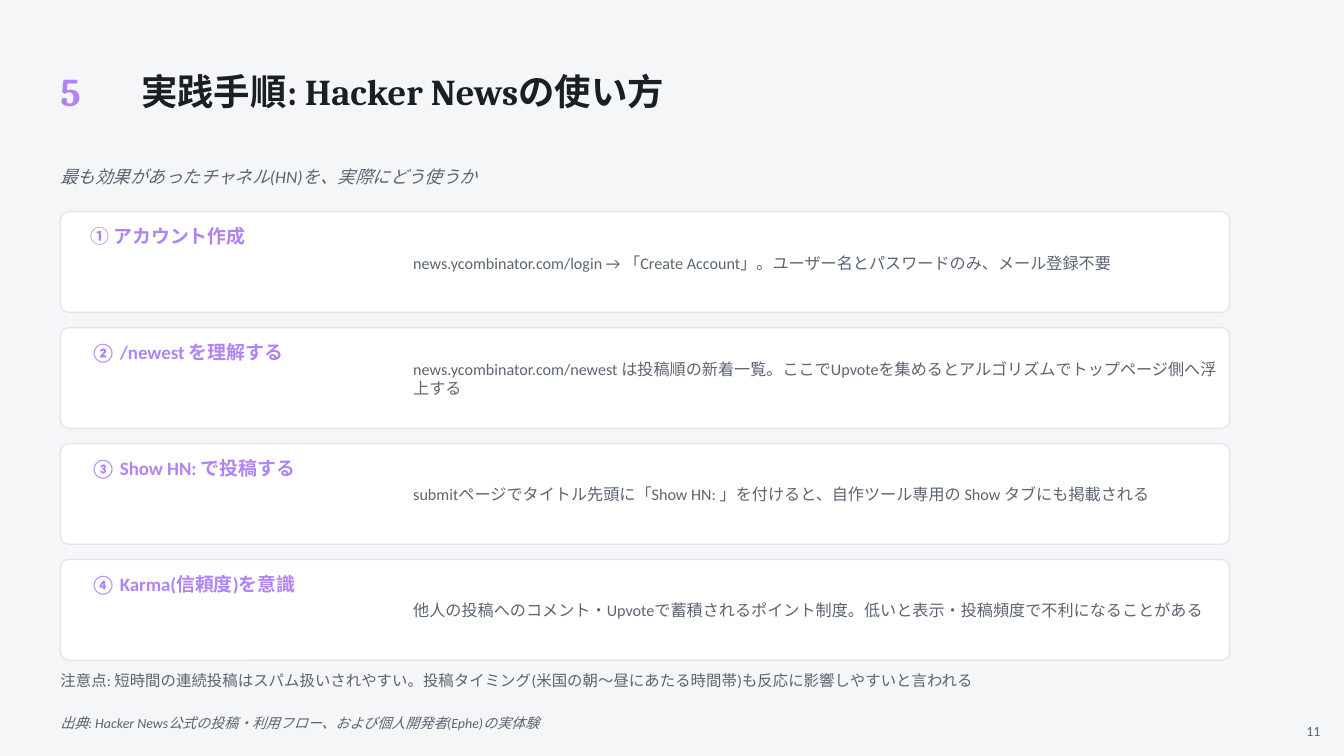
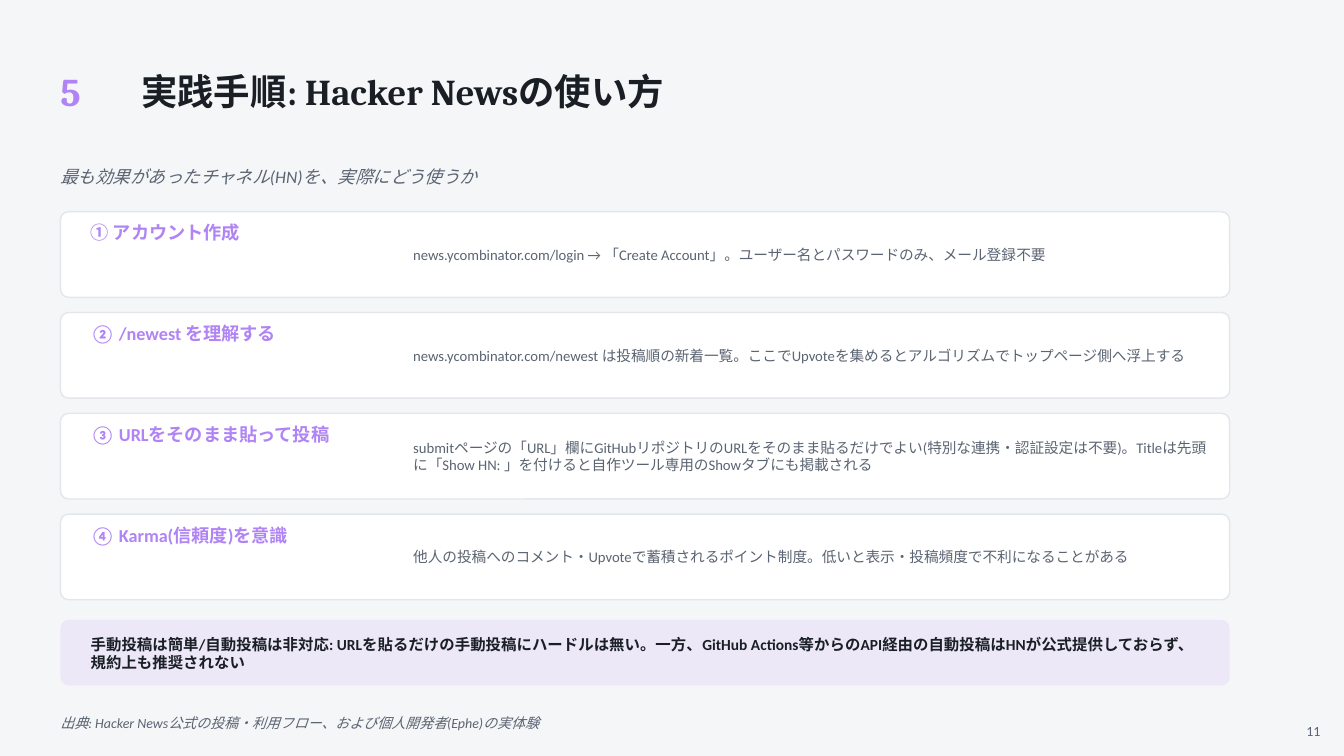
Before and after one commit to w-index-m/tech-notes, a slide deck: slide 11 of github-strategy-guide.pptx. Drawn at 1344x756 pixels with LibreOffice and Linux fonts; fonts in the diff are those of the drawing. Boxes give left, top, right and bottom in pixels: in the first picture for what was removed or moved away, otherwise in the second. Text is boxed around its words. In the diff, an @@ line names an element or a change of style, - is before the commit and + after.

```diff
--- a/github-strategy-guide.pptx
+++ b/github-strategy-guide.pptx
@@ rounded rectangle: place and size @@
-rounded rectangle at <box>60,212,1230,313</box>
+rounded rectangle at <box>60,212,1230,297</box>
@@ rounded rectangle: place and size @@
-rounded rectangle at <box>60,328,1230,429</box>
+rounded rectangle at <box>60,313,1230,398</box>
@@ text "② /newest を理解する": place and size @@
-text "② /newest を理解する" at <box>91,343,283,363</box>
+text "② /newest を理解する" at <box>91,324,276,344</box>
@@ text "news.ycombinator.com/newest は投稿順の新着一覧。ここでUpvoteを集めるとアルゴリズムでト ...": place and size @@
-text "news.ycombinator.com/newest は投稿順の新着一覧。ここでUpvoteを集めるとアルゴリズムでト ..." at <box>413,361,1216,378</box>
+text "news.ycombinator.com/newest は投稿順の新着一覧。ここでUpvoteを集めるとアルゴリズムでト ..." at <box>413,348,1185,364</box>
@@ rounded rectangle: place and size @@
-rounded rectangle at <box>60,444,1230,544</box>
+rounded rectangle at <box>60,413,1230,499</box>
@@ text added at <box>91,426,329,445</box>, 13 pt, text #B084F5, bold @@
+③ URLをそのまま貼って投稿
@@ text at <box>413,440,1206,472</box>: text changed; size 11.5 to 10.5 pt @@
-submitページでタイトル先頭に「Show HN: 」を付けると、自作ツール専用の Show タブにも掲載される
+submitページの「URL」欄にGitHubリポジトリのURLをそのまま貼るだけでよい(特別な連携・認証設定は不要)。Titleは先頭に「Show HN: 」を付けると自作ツール専用のShowタブにも掲載される
@@ text removed at <box>91,459,295,479</box> @@
-③ Show HN: で投稿する
@@ proportions changed in 4 elements at <box>60,212,1230,297</box>, <box>60,313,1230,398</box>, <box>60,413,1230,499</box>, <box>60,514,1230,600</box> @@
@@ rounded rectangle: place and size @@
-rounded rectangle at <box>60,560,1230,660</box>
+rounded rectangle at <box>60,514,1230,600</box>
@@ size 13.5 to 13 pt in 3 elements at <box>91,223,240,241</box>, <box>91,324,276,344</box>, <box>91,527,288,546</box> @@
@@ text "④ Karma(信頼度)を意識": place and size @@
-text "④ Karma(信頼度)を意識" at <box>91,575,295,595</box>
+text "④ Karma(信頼度)を意識" at <box>91,527,288,546</box>
@@ size 11.5 to 10.5 pt in 3 elements at <box>413,247,1046,263</box>, <box>413,348,1185,364</box>, <box>413,549,1128,565</box> @@
@@ text "他人の投稿へのコメント・Upvoteで蓄積されるポイント制度。低いと表示・投稿頻度で不利になることがある": place and size @@
-text "他人の投稿へのコメント・Upvoteで蓄積されるポイント制度。低いと表示・投稿頻度で不利になることがある" at <box>413,602,1202,619</box>
+text "他人の投稿へのコメント・Upvoteで蓄積されるポイント制度。低いと表示・投稿頻度で不利になることがある" at <box>413,549,1128,565</box>
@@ rounded rectangle added at <box>60,620,1230,686</box>, fill #B084F5 at 12% opacity @@
@@ text added at <box>91,637,1193,670</box>, 11 pt, text #1A1F26, bold @@
+手動投稿は簡単/自動投稿は非対応: URLを貼るだけの手動投稿にハードルは無い。一方、GitHub Actions等からのAPI経由の自動投稿はHNが公式提供しておらず、規約上も推奨されない
@@ text removed at <box>60,673,972,688</box> @@
-注意点: 短時間の連続投稿はスパム扱いされやすい。投稿タイミング(米国の朝〜昼にあたる時間帯)も反応に影響しやすいと言われる
```
